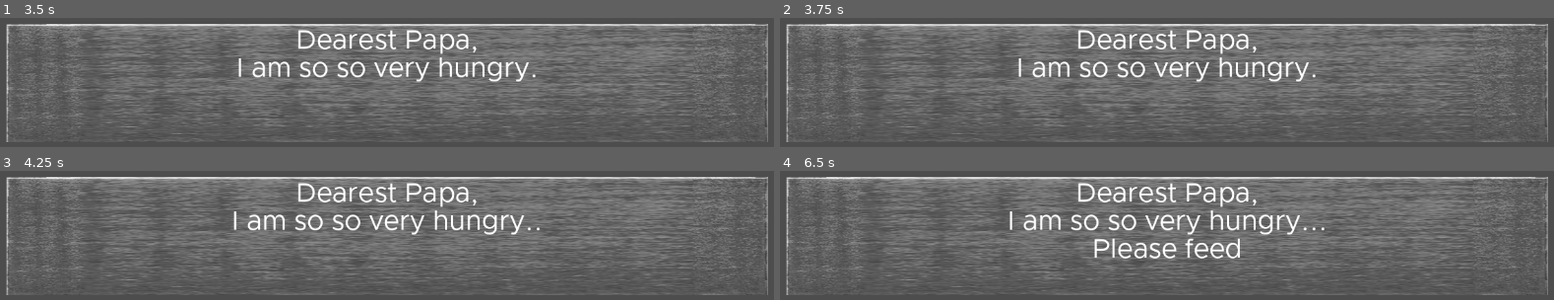
Above: before the commit, frames 1-4 (two rows, left to right).
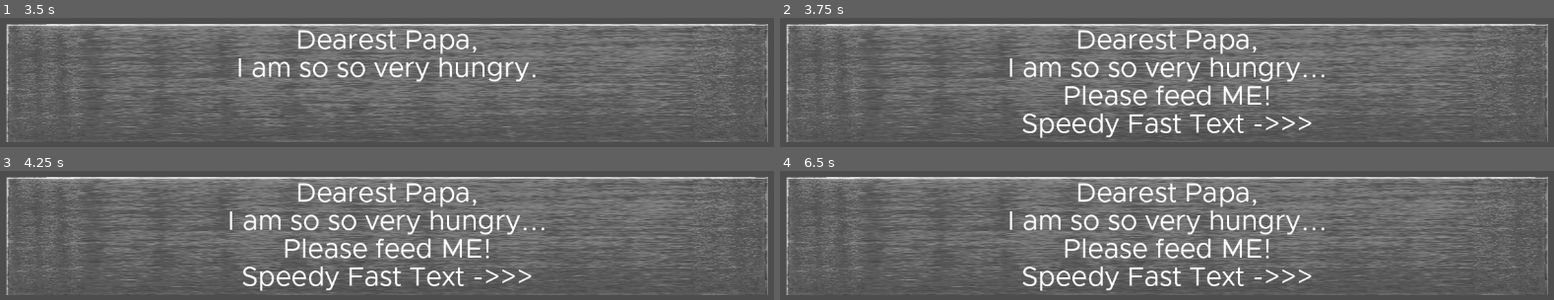
Above: after the commit, the same moments.

Repository: zbaker94/Brackeys-Jam-2026.1
Game: Godot game, scene res://Scenes/root.tscn
Two runs of this game, one before a commit and one after it. Both use one fixed random seed, a clock stepped at 60 frames per second and the inputs below.
Inputs:
- Up to frame 1 (3.5 s): tap Enter at 1.25 s
- Up to frame 2 (3.75 s): tap Space (skip_text, bound only after the commit) at 3.5 s
- Up to frame 3 (4.25 s): tap Space (skip_text, bound only after the commit) at 4.15 s
- Up to frame 4 (6.5 s): tap Enter at 4.25 s; tap Space (skip_text, bound only after the commit) at 5 s

Frame 1 is identical in both runs. In frame 2, 5.8% of the frame differs, in the area x 29-71%, y 30-94%; in frame 3, 6.0%; in frame 4, 3.5%.

Commit message:
add specebar input for skip_text

Diff:
--- a/project.godot
+++ b/project.godot
@@ -15,6 +15,14 @@
 config/features=PackedStringArray("4.6", "Forward Plus")
 config/icon="res://icon.svg"
 
+[input]
+
+skip_text={
+"deadzone": 0.2,
+"events": [Object(InputEventKey,"resource_local_to_scene":false,"resource_name":"","device":-1,"window_id":0,"alt_pressed":false,"shift_pressed":false,"ctrl_pressed":false,"meta_pressed":false,"pressed":false,"keycode":0,"physical_keycode":32,"key_label":0,"unicode":32,"location":0,"echo":false,"script":null)
+]
+}
+
 [physics]
 
 3d/physics_engine="Jolt Physics"
